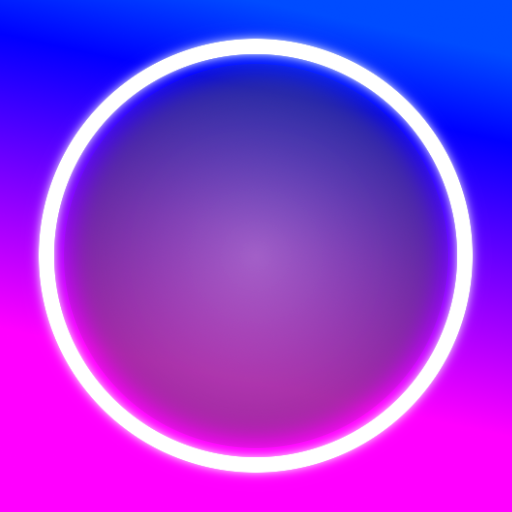
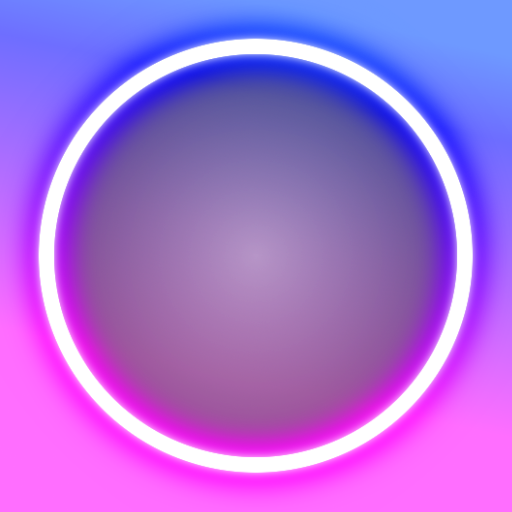
Revision of a layered 512×512 image; what changed, layer by layer:
"TintLayer": opacity 100% → 57% over [0, 0, 512, 512]
painted on "Background" over [54, 54, 457, 457]